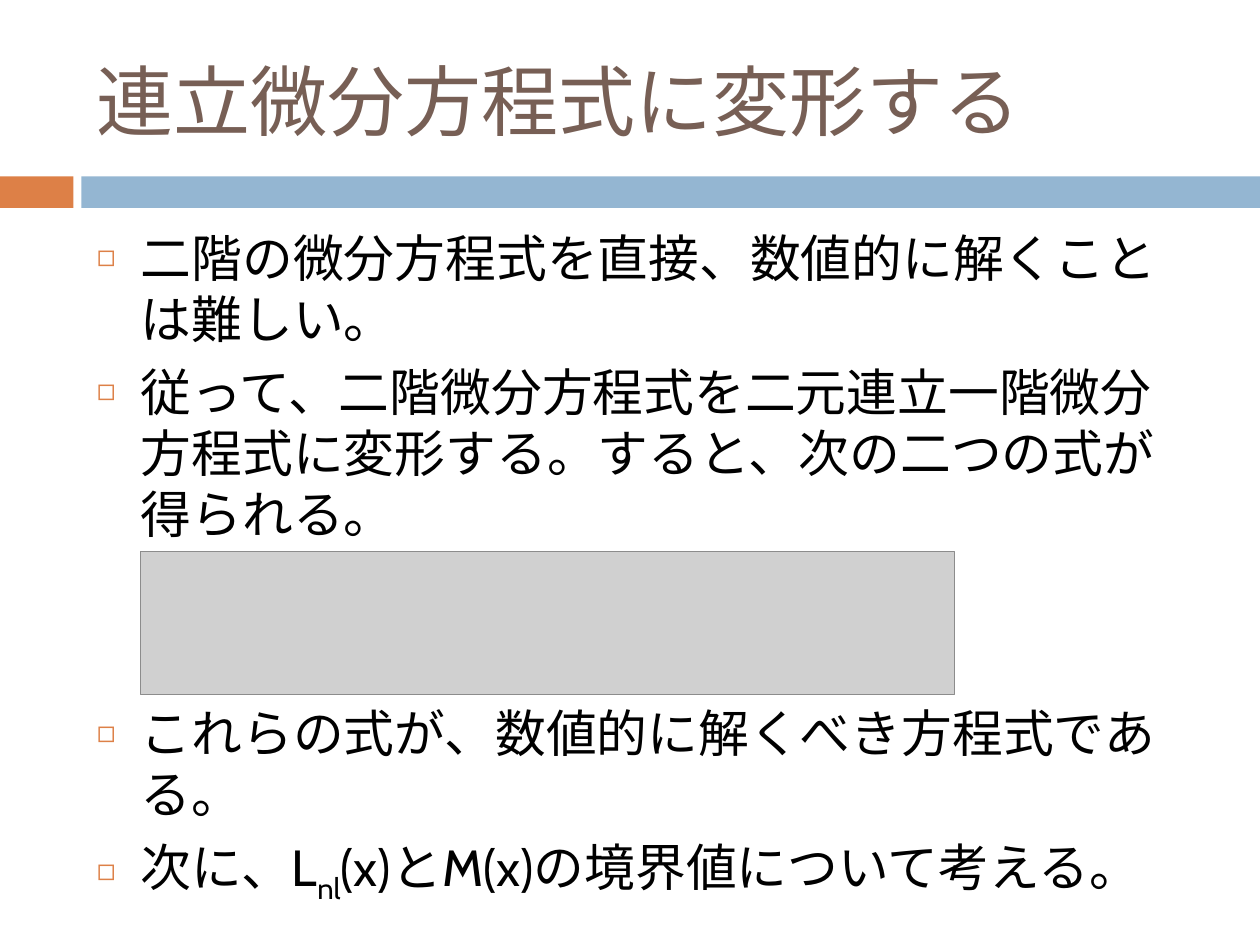
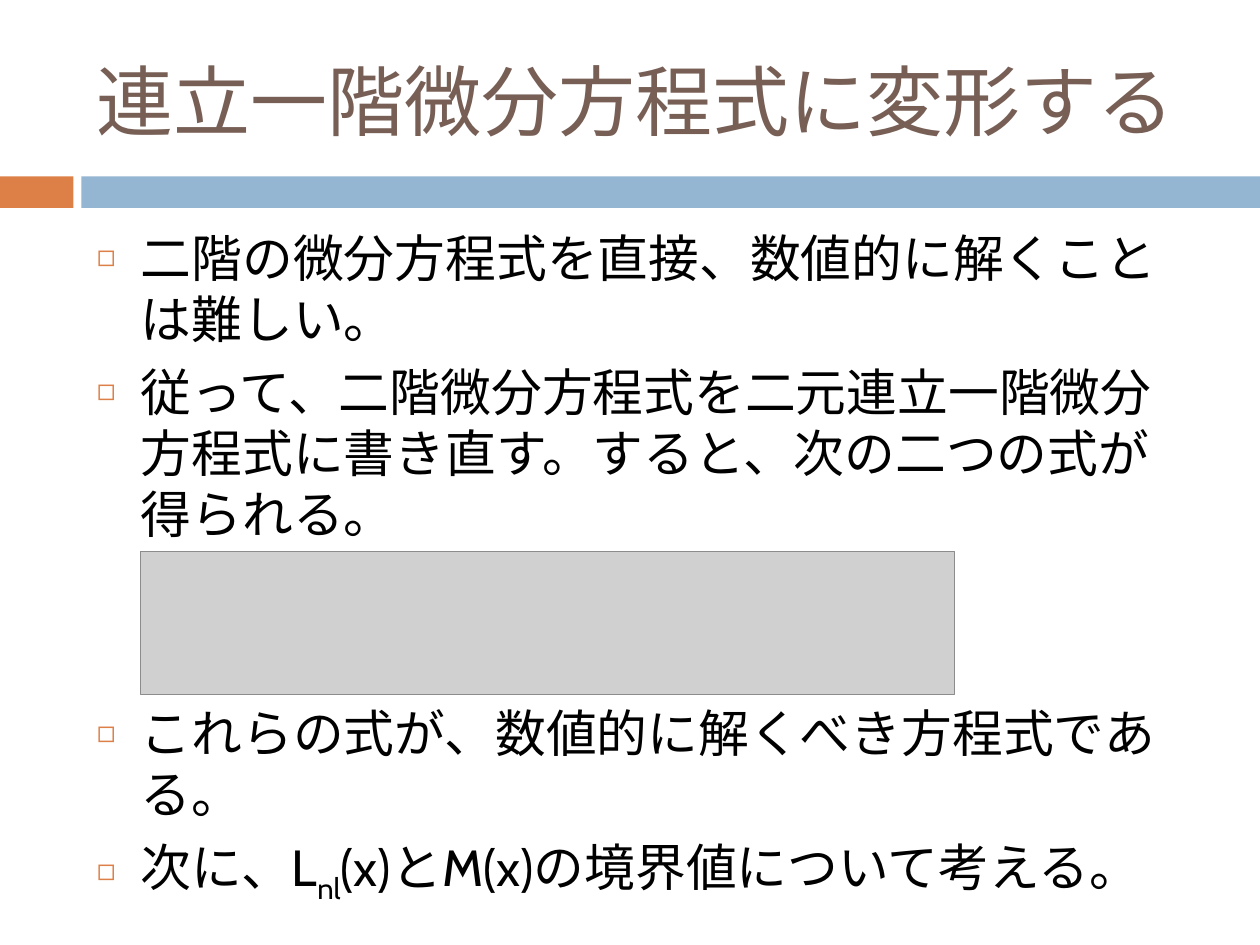
Before and after one commit to dc1394/fukui_sono2, a slide deck: slide 13 of 福井技術者の集いその2_発表資料スライド.pptx. Drawn at 1260x945 pixels with LibreOffice and Linux fonts; fonts in the diff are those of the drawing; grey boxes stand for pictures. Boxes give left, top, right and bottom in pixels: in the first picture for what was removed or moved away, otherwise in the second. Text is boxed around its words. In the diff, an @@ line names an element or a change of style, - is before the commit and + after.

```diff
--- a/福井技術者の集いその2_発表資料スライド.pptx
+++ b/福井技術者の集いその2_発表資料スライド.pptx
@@ title at (x1=97, y1=65, x2=1175, y2=137): text changed @@
-連立微分方程式に変形する
+連立一階微分方程式に変形する
@@ text at (x1=141, y1=368, x2=1151, y2=537): text changed @@
-◻ 従って、二階微分方程式を二元連立一階微分方程式に変形する。すると、次の二つの式が得られる。
+◻ 従って、二階微分方程式を二元連立一階微分方程式に書き直す。すると、次の二つの式が得られる。
```
Also in this commit, not shown: 10 other slides changed, 6 slides added, 10 slides removed, 16 other files.
